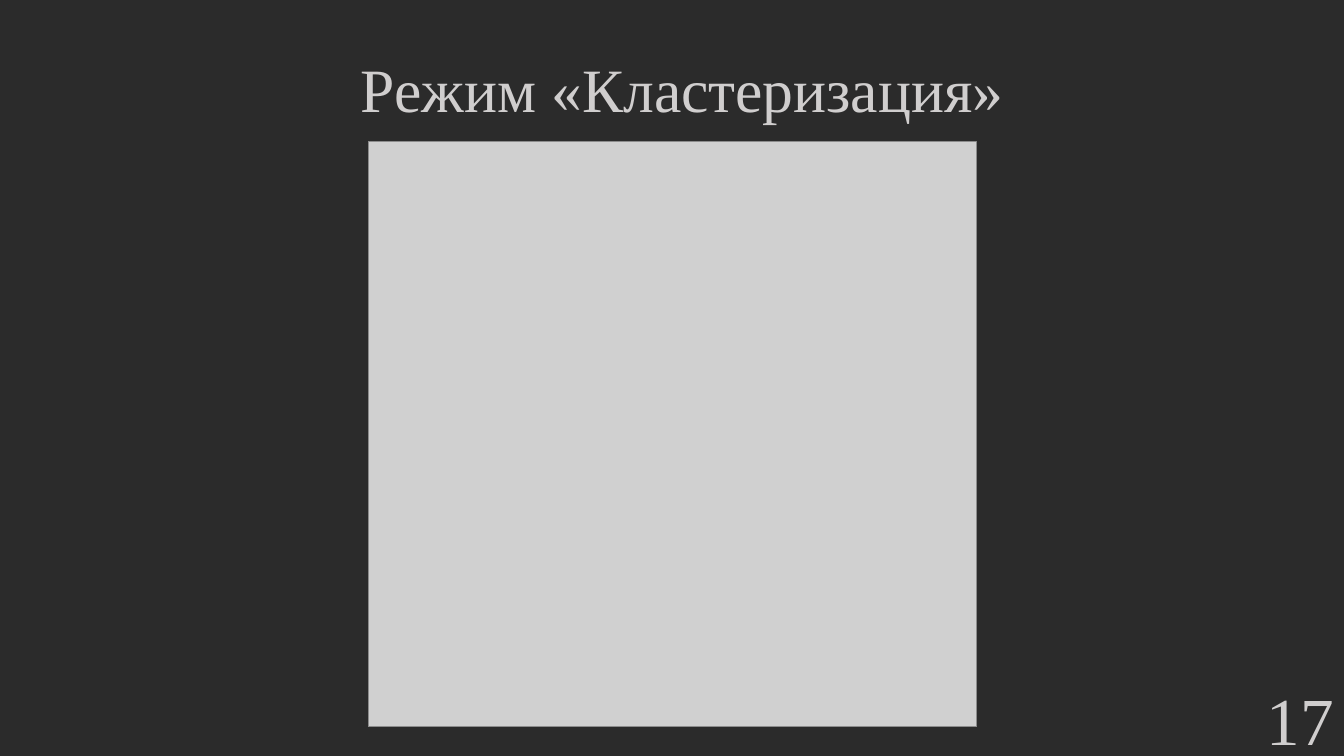
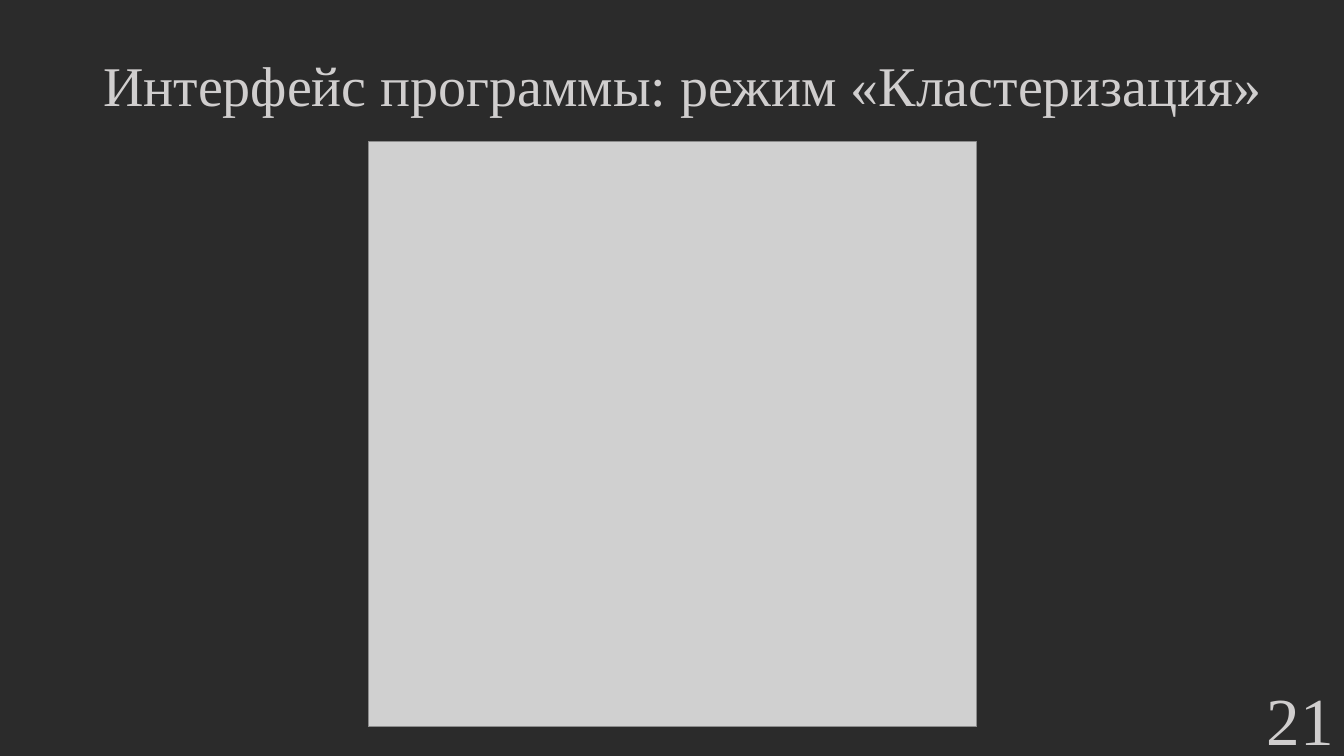
Before and after one commit to hetikk/diplom, a slide deck: slide 21 of docs/Презентация.pptx (slide 17 before the commit). Drawn at 1344x756 pixels with LibreOffice and Linux fonts; fonts in the diff are those of the drawing; grey boxes stand for pictures; background and template pictures are left out; a plain dark background stands for a picture behind light text. Boxes give left, top, right and bottom in pixels: in the first picture for what was removed or moved away, otherwise in the second. Text is boxed around its words. In the diff, an @@ line names an element or a change of style, - is before the commit and + after.

```diff
--- a/docs/Презентация.pptx
+++ b/docs/Презентация.pptx
@@ text at [103,67,1261,117]: text changed; size 44 to 40 pt @@
-Режим «Кластеризация»
+Интерфейс программы: режим «Кластеризация»
@@ page number at [1267,700,1334,745]: text changed @@
-17
+21
```
Also in this commit, not shown: 14 other slides changed, 5 slides added, 11 other files.
